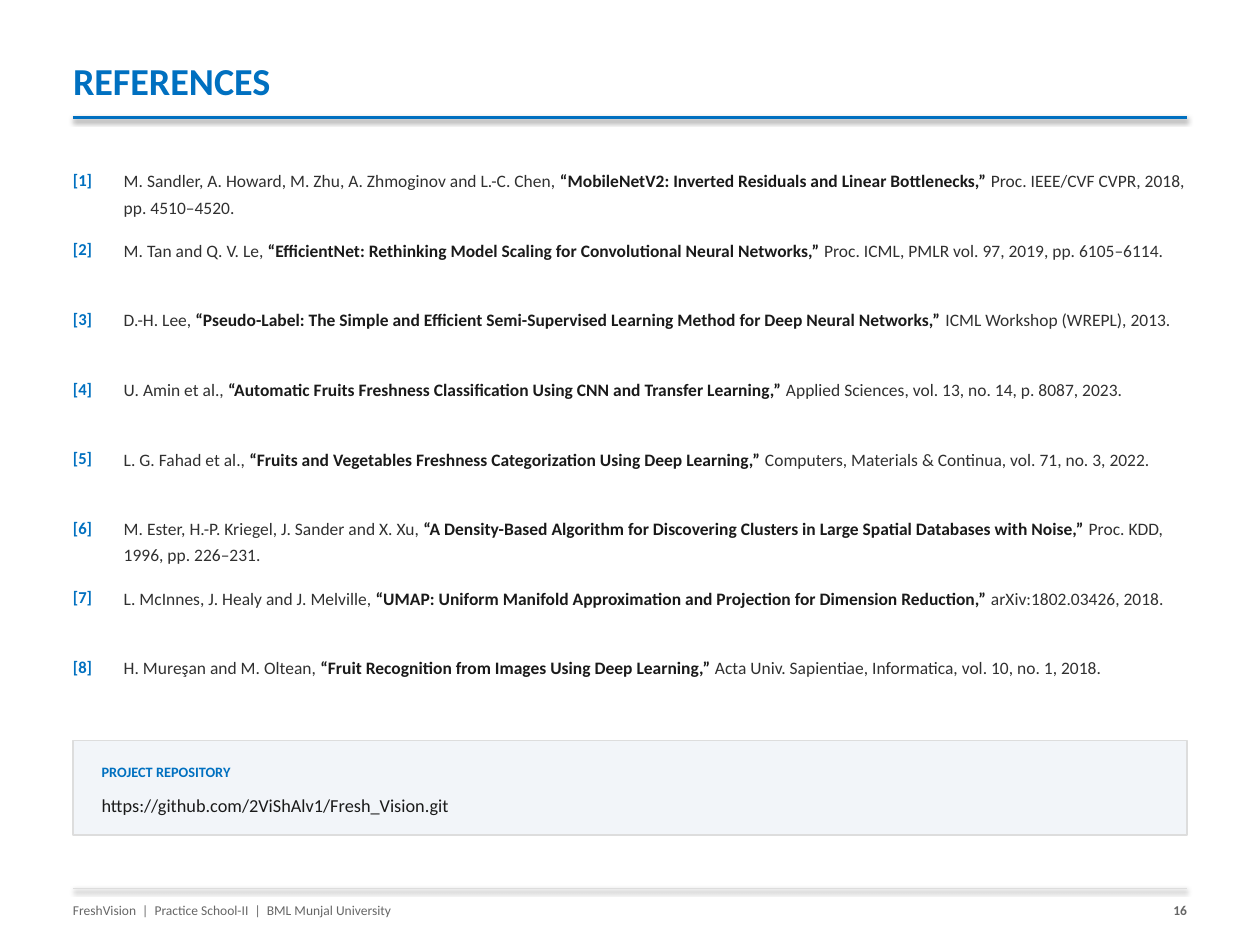
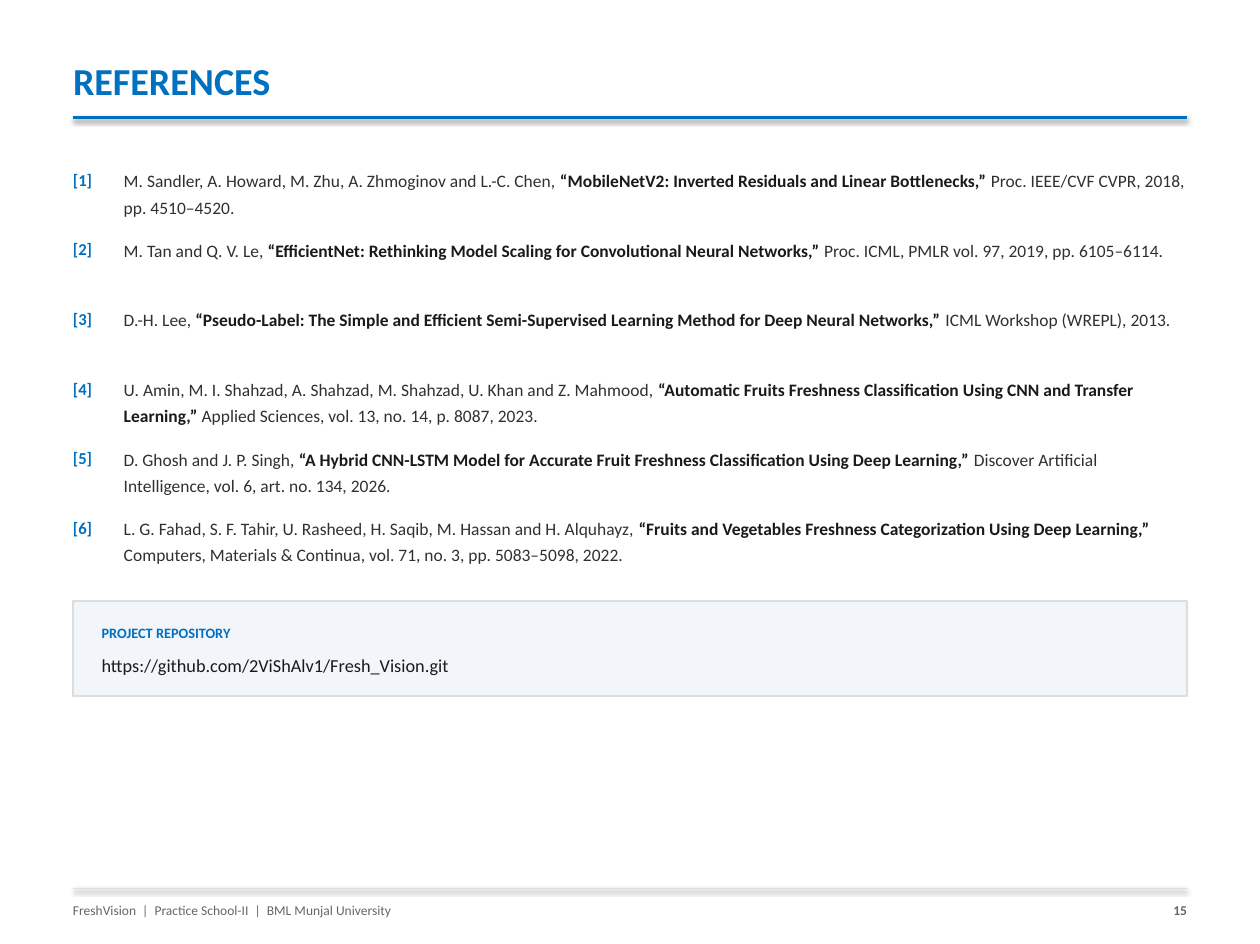
Before and after one commit to 2ViShAlv1/Fresh-Vision, a slide deck: slide 15 of FreshVision_PS-II_Presentation.pptx (slide 16 before the commit). Drawn at 1260x944 pixels with LibreOffice and Linux fonts; fonts in the diff are those of the drawing. Boxes give left, top, right and bottom in pixels: in the first picture for what was removed or moved away, otherwise in the second. Text is boxed around its words. In the diff, an @@ line names an element or a change of style, - is before the commit and + after.

```diff
--- a/FreshVision_PS-II_Presentation.pptx
+++ b/FreshVision_PS-II_Presentation.pptx
@@ text at box(124, 383, 1134, 425): text changed; text colour #1A1A1A to #303030; bold off @@
-U. Amin et al., “Automatic Fruits Freshness Classification Using CNN and Transfer Learning,” Applied Sciences, vol. 13, no. 14, p. 8087, 2023.
+U. Amin, M. I. Shahzad, A. Shahzad, M. Shahzad, U. Khan and Z. Mahmood, “Automatic Fruits Freshness Classification Using CNN and Transfer Learning,” Applied Sciences, vol. 13, no. 14, p. 8087, 2023.
@@ text at box(124, 453, 1097, 495): text changed @@
-L. G. Fahad et al., “Fruits and Vegetables Freshness Categorization Using Deep Learning,” Computers, Materials & Continua, vol. 71, no. 3, 2022.
+D. Ghosh and J. P. Singh, “A Hybrid CNN-LSTM Model for Accurate Fruit Freshness Classification Using Deep Learning,” Discover Artificial Intelligence, vol. 6, art. no. 134, 2026.
@@ text at box(124, 522, 1150, 564): text changed; text colour #1A1A1A to #303030; bold off @@
-M. Ester, H.-P. Kriegel, J. Sander and X. Xu, “A Density-Based Algorithm for Discovering Clusters in Large Spatial Databases with Noise,” Proc. KDD, 1996, pp. 226–231.
+L. G. Fahad, S. F. Tahir, U. Rasheed, H. Saqib, M. Hassan and H. Alquhayz, “Fruits and Vegetables Freshness Categorization Using Deep Learning,” Computers, Materials & Continua, vol. 71, no. 3, pp. 5083–5098, 2022.
@@ text removed at box(73, 591, 92, 606) @@
-[7]
@@ text removed at box(124, 592, 1164, 608) @@
-L. McInnes, J. Healy and J. Melville, “UMAP: Uniform Manifold Approximation and Projection for Dimension Reduction,” arXiv:1802.03426, 2018.
@@ rectangle: place and size @@
-rectangle at box(73, 740, 1187, 835)
+rectangle at box(73, 601, 1187, 696)
@@ text "PROJECT REPOSITORY": place and size @@
-text "PROJECT REPOSITORY" at box(102, 767, 449, 815)
+text "PROJECT REPOSITORY" at box(102, 628, 449, 675)
@@ text removed at box(73, 661, 92, 676) @@
-[8]
@@ text removed at box(124, 661, 1101, 677) @@
-H. Mureşan and M. Oltean, “Fruit Recognition from Images Using Deep Learning,” Acta Univ. Sapientiae, Informatica, vol. 10, no. 1, 2018.
@@ text at box(1173, 906, 1187, 915): text changed @@
-16
+15
```
Also in this commit, not shown: 11 other slides changed, 1 slide added, 2 slides removed.
